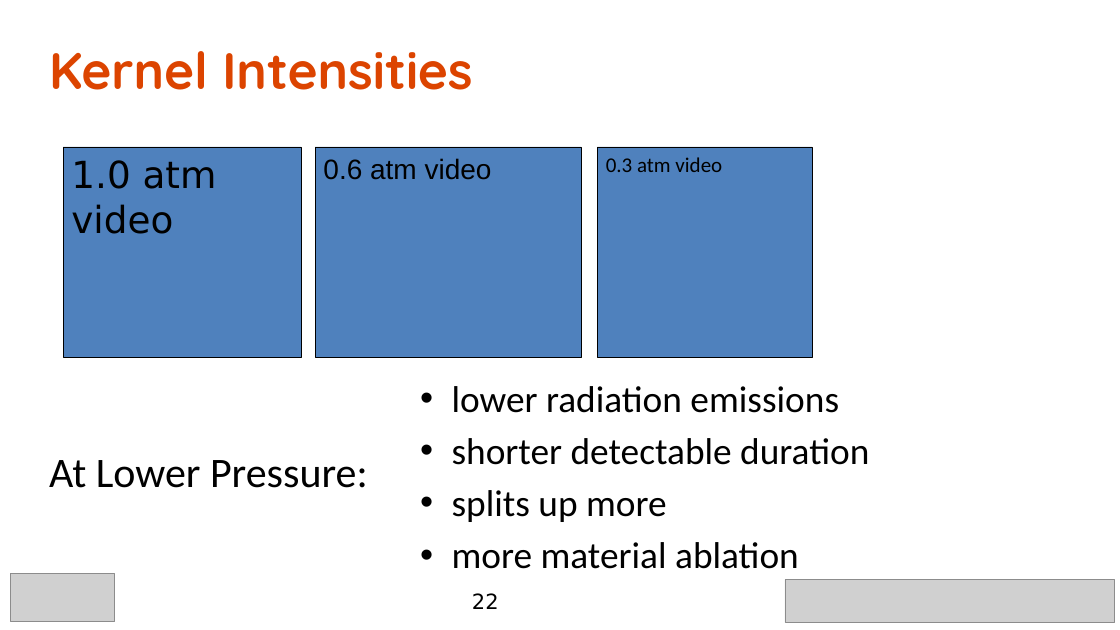
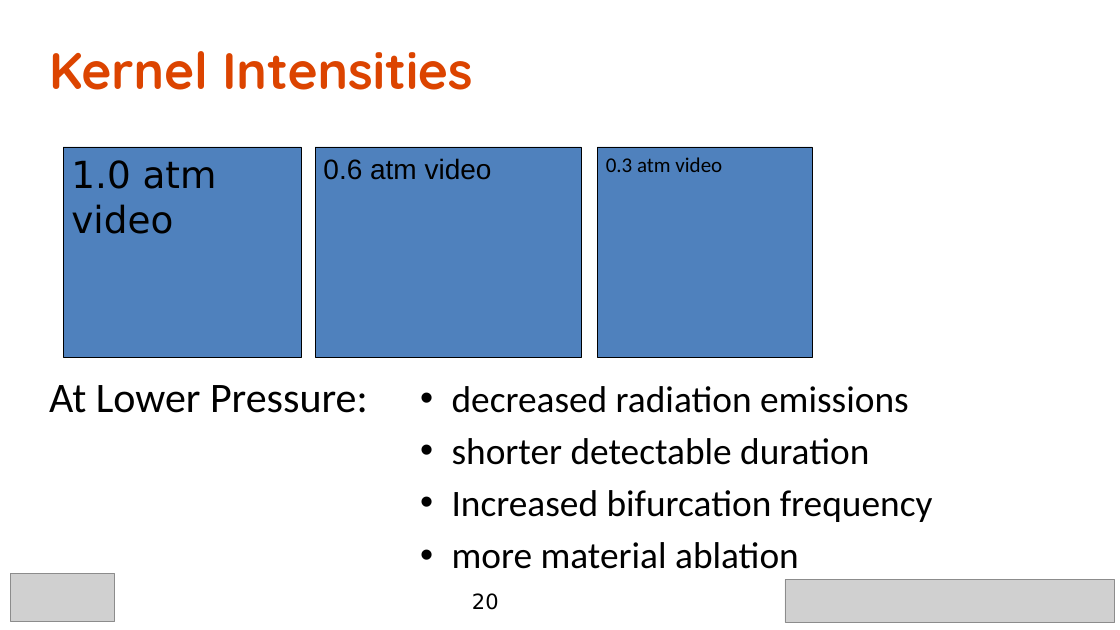
Before and after one commit to caplanda/Spark-Kernels-SciTech-Presentation, a slide deck: slide 20 of Spark Kernels v2.pptx (slide 22 before the commit). Drawn at 1120x630 pixels with LibreOffice and Linux fonts; fonts in the diff are those of the drawing; grey boxes stand for pictures; background and template pictures are left out. Boxes give left, top, right and bottom in pixels: in the first picture for what was removed or moved away, otherwise in the second. Text is boxed around its words. In the diff, an @@ line names an element or a change of style, - is before the commit and + after.

```diff
--- a/Spark Kernels v2.pptx
+++ b/Spark Kernels v2.pptx
@@ text "At Lower Pressure:" moved from (x1=49, y1=460, x2=368, y2=488) to (x1=49, y1=385, x2=368, y2=413) @@
@@ text at (x1=452, y1=386, x2=909, y2=413): text changed @@
-• lower radiation emissions
+• decreased radiation emissions
@@ text at (x1=452, y1=490, x2=933, y2=522): text changed @@
-• splits up more
+• Increased bifurcation frequency
@@ page number at (x1=472, y1=593, x2=499, y2=610): text changed @@
-22
+20
```
Also in this commit, not shown: 9 other slides changed, 2 slides added, 4 slides removed, 27 other files.
